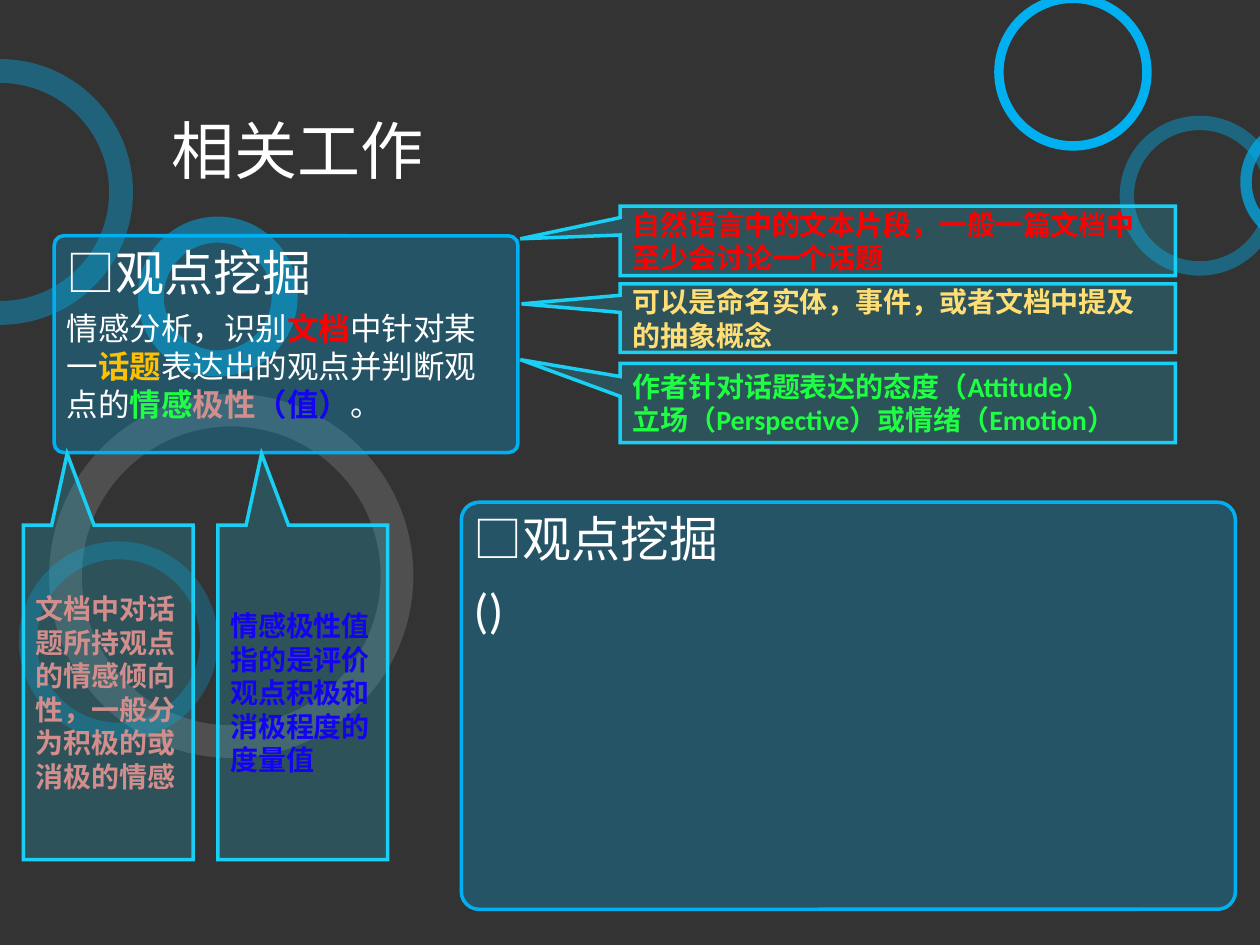
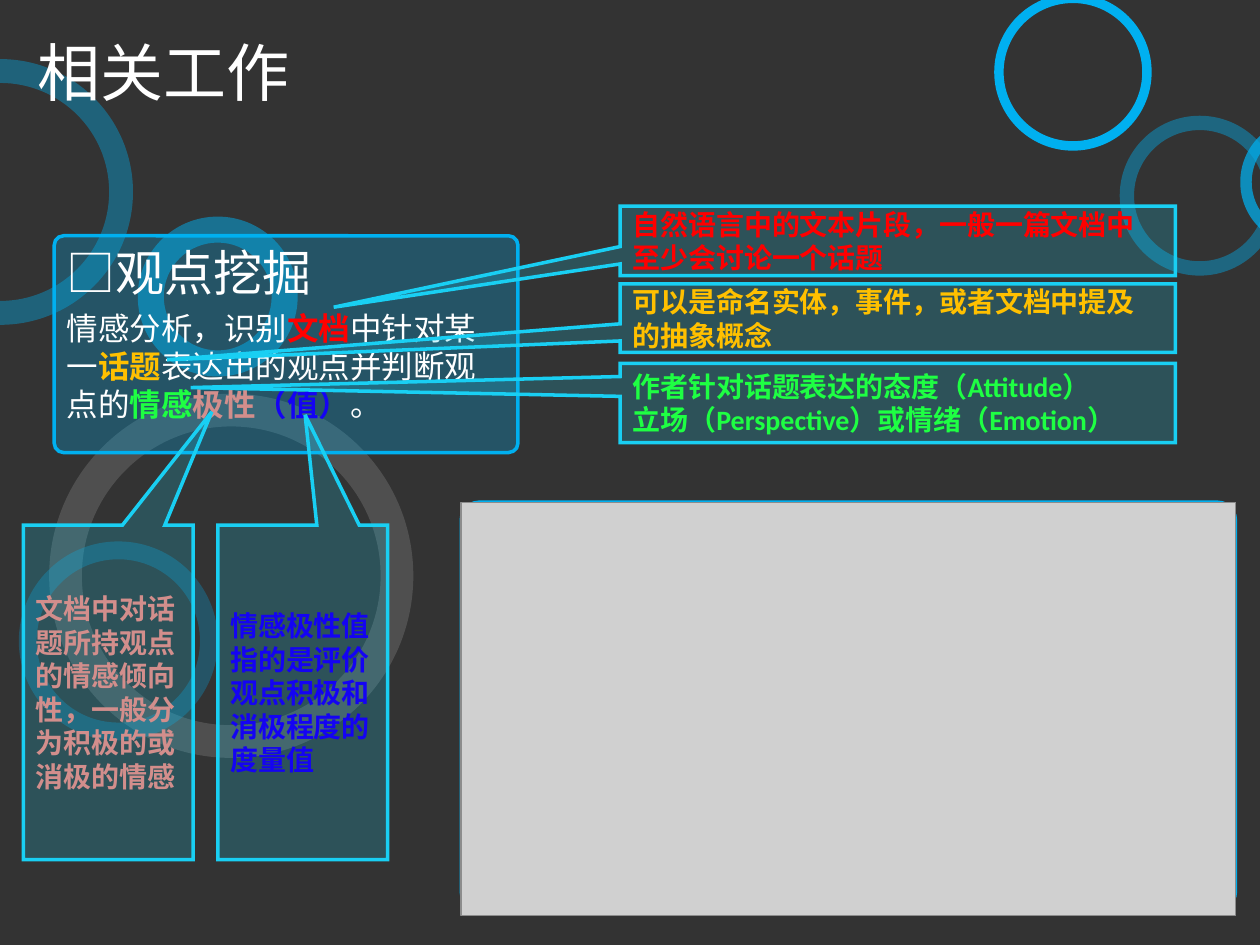
Before and after one commit to xsongx/MyThesis, a slide deck: slide 6 of 答辩.ppt. Drawn at 1260x945 pixels with LibreOffice and Linux fonts; fonts in the diff are those of the drawing; grey boxes stand for pictures. Boxes give left, top, right and bottom in pixels: in the first picture for what was removed or moved away, otherwise in the second. Text is boxed around its words. In the diff, an @@ line names an element or a change of style, - is before the commit and + after.

```diff
--- a/答辩.ppt
+++ b/答辩.ppt
@@ text "相关工作" rewrapped from [171,121,423,179] to [37,43,289,112] @@
@@ speech box "可以是命名实体，事件，或者文档中提及的抽象概念" at [620,284,1176,352]: text colour #FFDE75 to #FFC000; proportions changed @@
@@ picture added at [461,503,1236,916] @@
@@ proportions changed in 3 elements at [620,207,1176,276], [24,525,194,859], [218,525,388,859] @@
@@ text removed at [474,515,719,561] @@
-□观点挖掘
-()
```
Also in this commit, not shown: 1 other slide changed, 11 slides added, 36 other files.
